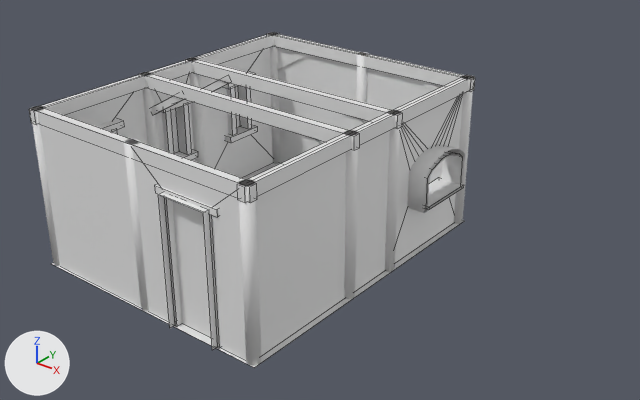
One commit to the Blender file Assets/Black Cauldron/Decorations/Models/interior.blend: the scene before it, then after it.
Before and after are seen from a 50 mm camera at (8.47, -8.74, 6.78) aimed at (1.14, 0.42, 1.11). The axes (+X, +Y, +Z) are drawn at lower left. The lights are the same throughout. Mesh edges are drawn as thin lines on the coarser meshes.

Objects in the first picture: 'Beam', 'Beam.001', 'Beam.002', 'Beam.003', 'Beam.004', 'Beam.005', 'Door', 'Pillar.003', 'Wall', 'Wall.001', 'Wall.002', 'Wall.003'.
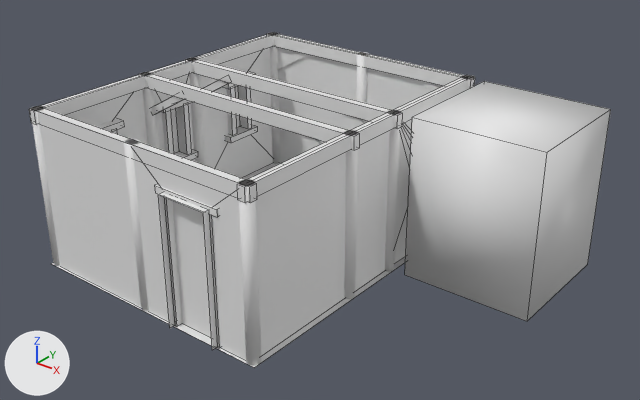
The change, as a list of edits to the scene's bpy script:
```text
Add me_plane_010:
    me_plane_010.from_pydata(...)  # a box spanning x -1.0..1.0, y -1.0..1.0, z 0.0..2.5
    me_plane_010.polygons.foreach_set('use_smooth', [True] * 6)
Add ob_street:
    ob_street = bpy.data.objects.new('Street', me_plane_010)
    ob_street.location = (3.3, 2.0, 0.0)
```

What differs and where, as boxes [x1, y1, x2, y2] in the pictures (640 x 400 px):
'Street', added: after [405, 81, 611, 321]
'Frame', unchanged, covered by the edit: before [407, 144, 465, 213]; after [407, 170, 410, 208]
